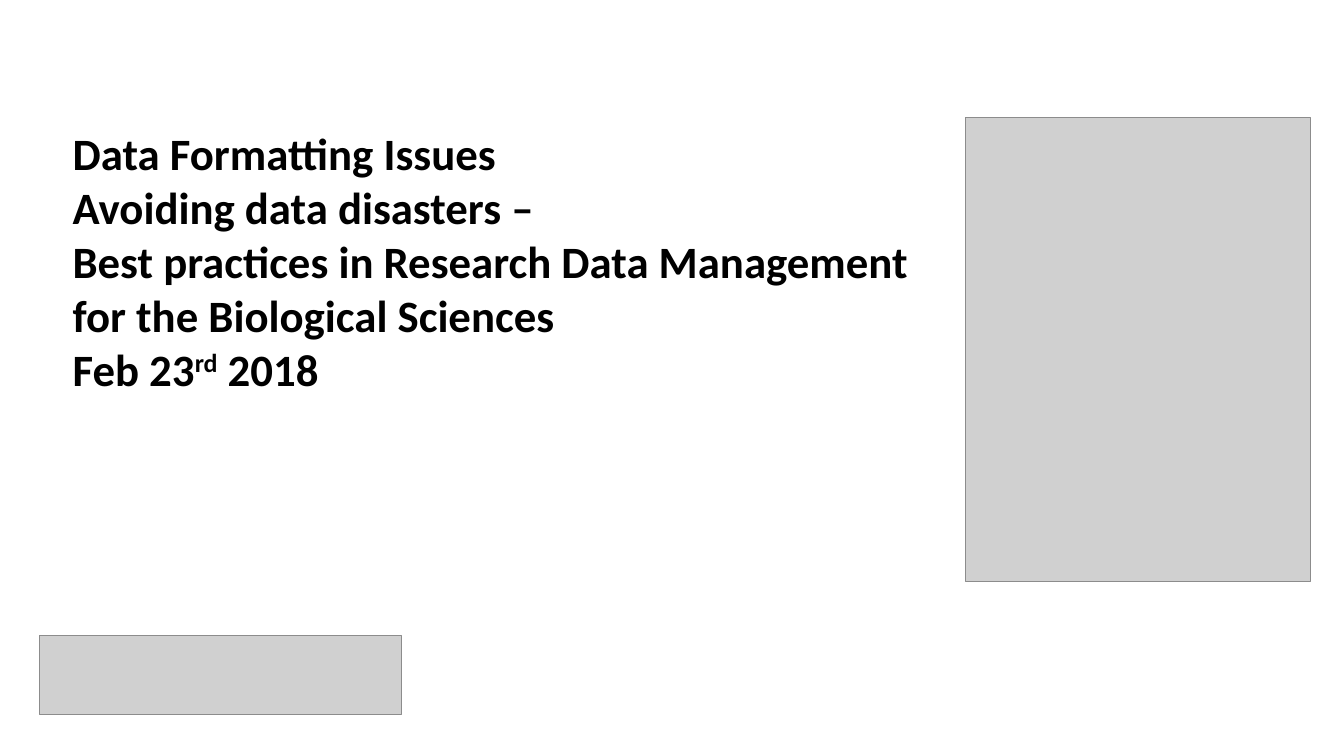
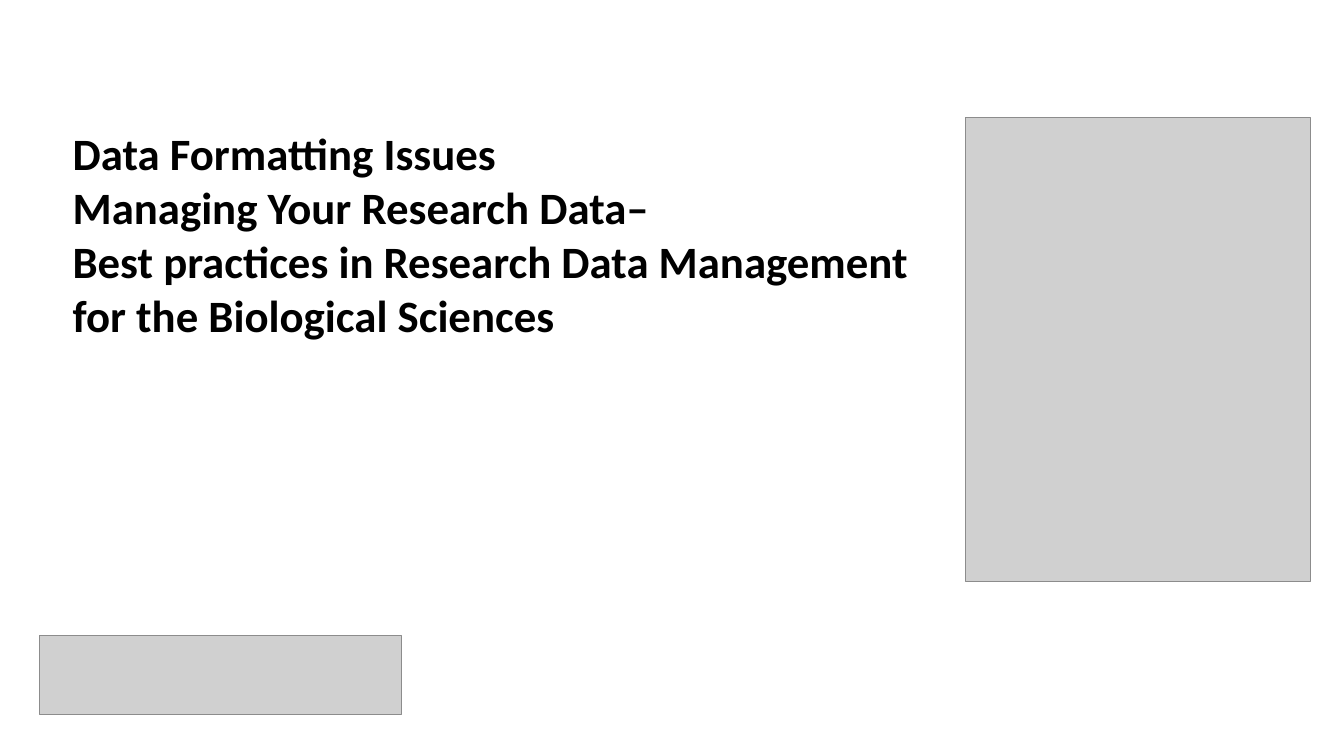
Before and after one commit to bioinformatics-core-shared-training/Managing-your-research-data, a slide deck: slide 2 of data-formatting.pptx (slide 4 before the commit). Drawn at 1344x756 pixels with LibreOffice and Linux fonts; fonts in the diff are those of the drawing; grey boxes stand for pictures. Boxes give left, top, right and bottom in pixels: in the first picture for what was removed or moved away, otherwise in the second. Text is boxed around its words. In the diff, an @@ line names an element or a change of style, - is before the commit and + after.

```diff
--- a/data-formatting.pptx
+++ b/data-formatting.pptx
@@ text at (73, 192, 648, 232): text changed @@
-Avoiding data disasters –
+Managing Your Research Data–
@@ text at (73, 354, 319, 387): paragraph removed @@
-Feb 23rd 2018
```
Also in this commit, not shown: 6 other slides changed, 1 slide added, 2 slides removed, 3 other files.
